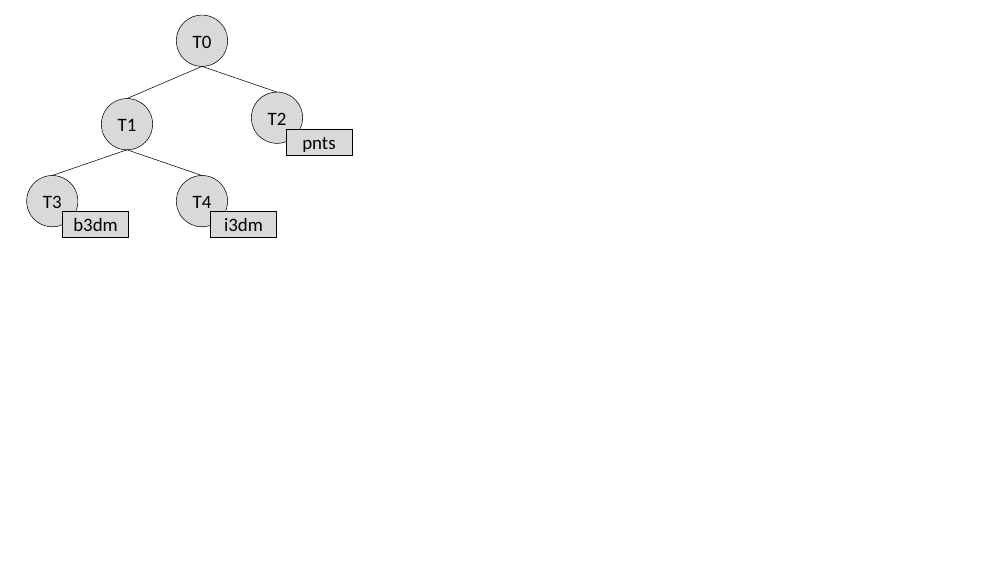
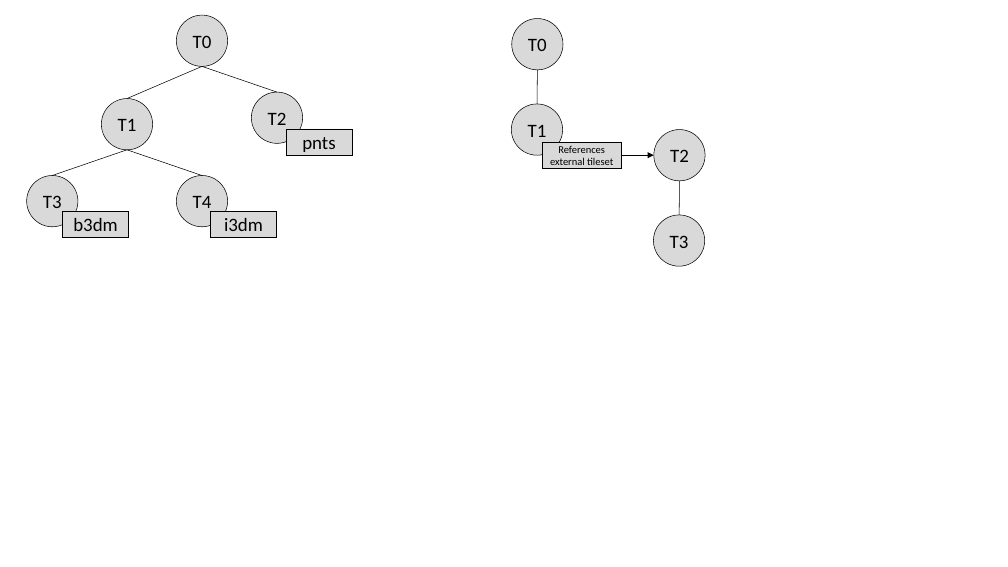
Before and after one commit to CesiumGS/3d-tiles, a slide deck: slide 1 of figures/tileTransform.pptx. Drawn at 1008x567 pixels with LibreOffice and Linux fonts; fonts in the diff are those of the drawing. Boxes give left, top, right and bottom in pixels: in the first picture for what was removed or moved away, otherwise in the second. Text is boxed around its words. In the diff, an @@ line names an element or a change of style, - is before the commit and + after.

Commit message:
Transforms for external tilesets

```diff
--- a/figures/tileTransform.pptx
+++ b/figures/tileTransform.pptx
@@ ellipse added at (512, 19, 563, 70), fill #D9D9D9, outline #000000 0.5 pt, 18 pt, text #000000 @@
+T0
@@ line added from (538, 70) to (537, 104), #000000 0.5 pt @@
@@ ellipse added at (511, 104, 563, 155), fill #D9D9D9, outline #000000 0.5 pt, 18 pt, text #000000 @@
+T1
@@ rectangle added at (542, 142, 622, 169), fill #D9D9D9, outline #000000 0.5 pt, 10 pt, text #000000 @@
+References external tileset
@@ ellipse added at (654, 129, 706, 181), fill #D9D9D9, outline #000000 0.5 pt, 18 pt, text #000000 @@
+T2
@@ arrow added from (622, 155) to (654, 155), #000000 0.5 pt @@
@@ line added from (680, 181) to (679, 215), #000000 0.5 pt @@
@@ ellipse added at (653, 215, 705, 266), fill #D9D9D9, outline #000000 0.5 pt, 18 pt, text #000000 @@
+T3
```
Also in this commit, not shown: 2 other files.
